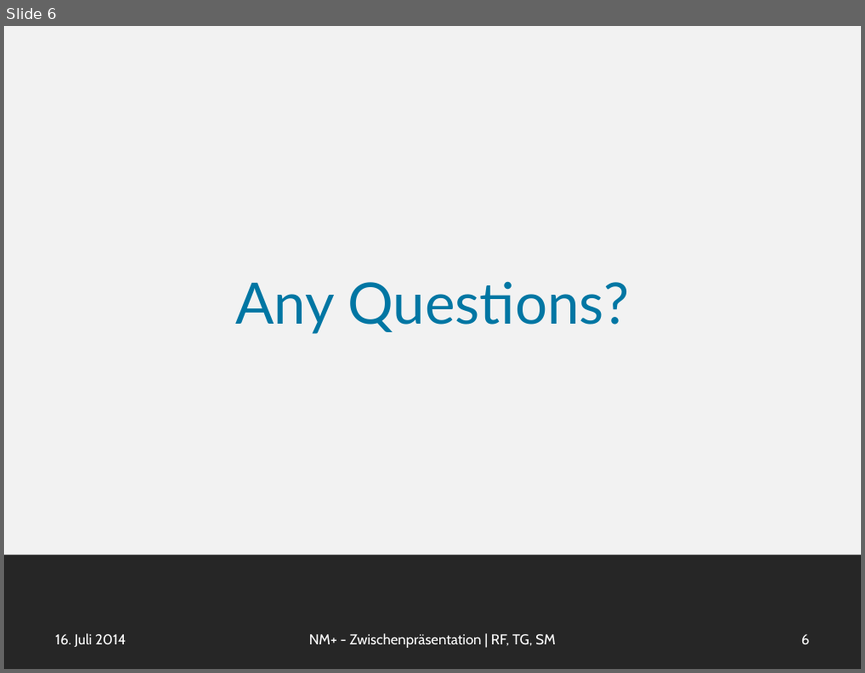
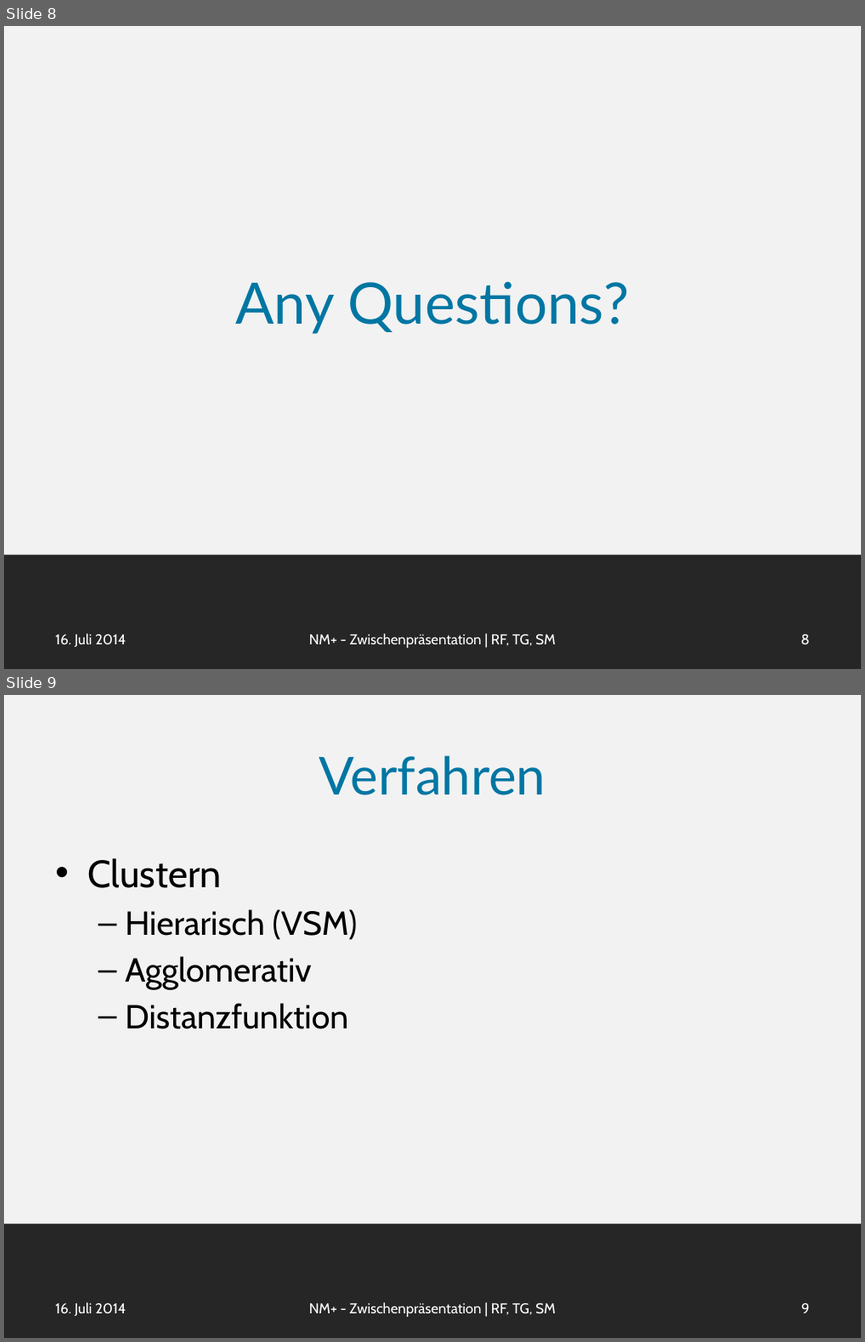
Before and after one commit to smba/newsminer, a slide deck: Presentation/newsminer_plus.pptx. Shown one above the other, each under a label of ours: slide 6 before the commit, slides 8 and 9 after it. The pictures are 865x673 and 865x1342 pixels, drawn with LibreOffice and Linux fonts; fonts in the diff are those of the drawing. Boxes give left, top, right and bottom in pixels: in the first picture for what was removed or moved away, otherwise in the second. Text is boxed around its words. In the diff, an @@ line names an element or a change of style, - is before the commit and + after.

```diff
--- a/Presentation/newsminer_plus.pptx
+++ b/Presentation/newsminer_plus.pptx
@@ slide 9 added at (4, 695, 861, 1338), background #F2F2F2; not listed: 1 template element that a slide beside it also shows @@
@@ title added at (319, 755, 545, 795), 44 pt, text #0076A3 @@
+Verfahren
@@ text added at (87, 858, 358, 1029), 28 pt, text #000000 @@
+• Clustern
+  – Hierarisch (VSM)
+  – Agglomerativ
+  – Distanzfunktion
@@ text added at (55, 1302, 126, 1315), 12 pt, text #FFFFFF @@
+16. Juli 2014
@@ text added at (309, 1302, 555, 1316), 12 pt, text #FFFFFF @@
+NM+ - Zwischenpräsentation | RF, TG, SM
@@ page number added at (801, 1303, 810, 1313), 12 pt, text #FFFFFF @@
+9
@@ what was slide 6 is now slide 8 @@
@@ page number at (800, 634, 809, 644): text changed @@
-6
+8
```
Also in this commit, not shown: 4 slides changed, 5 other slides added, 2 other files.
